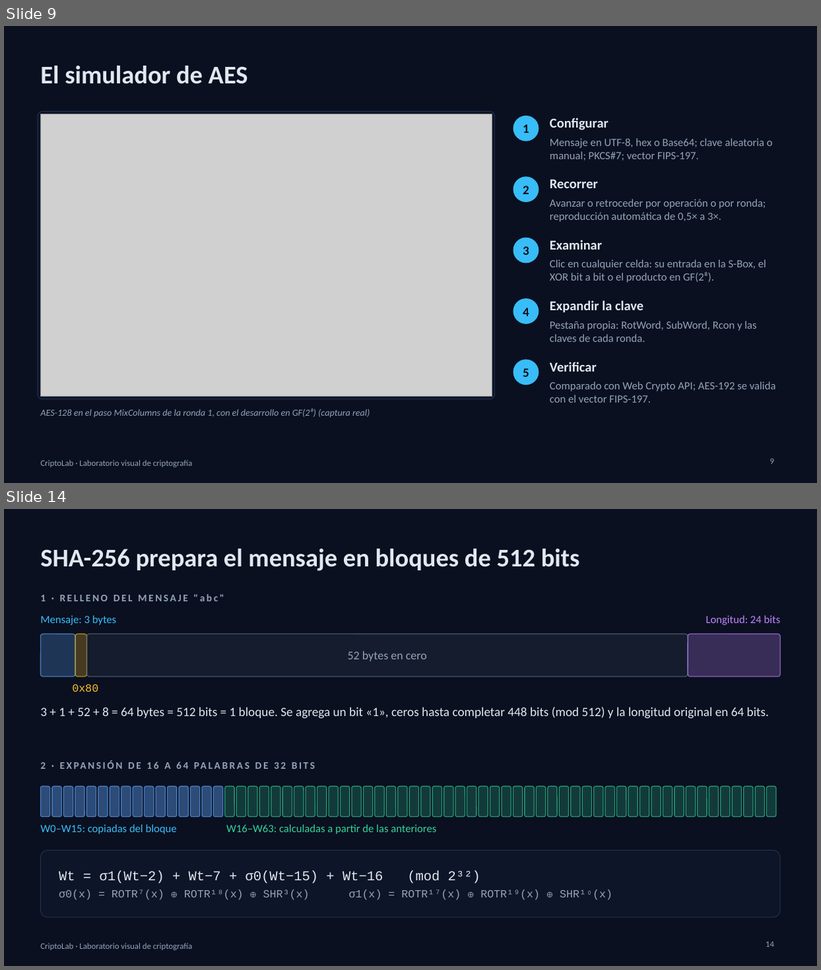
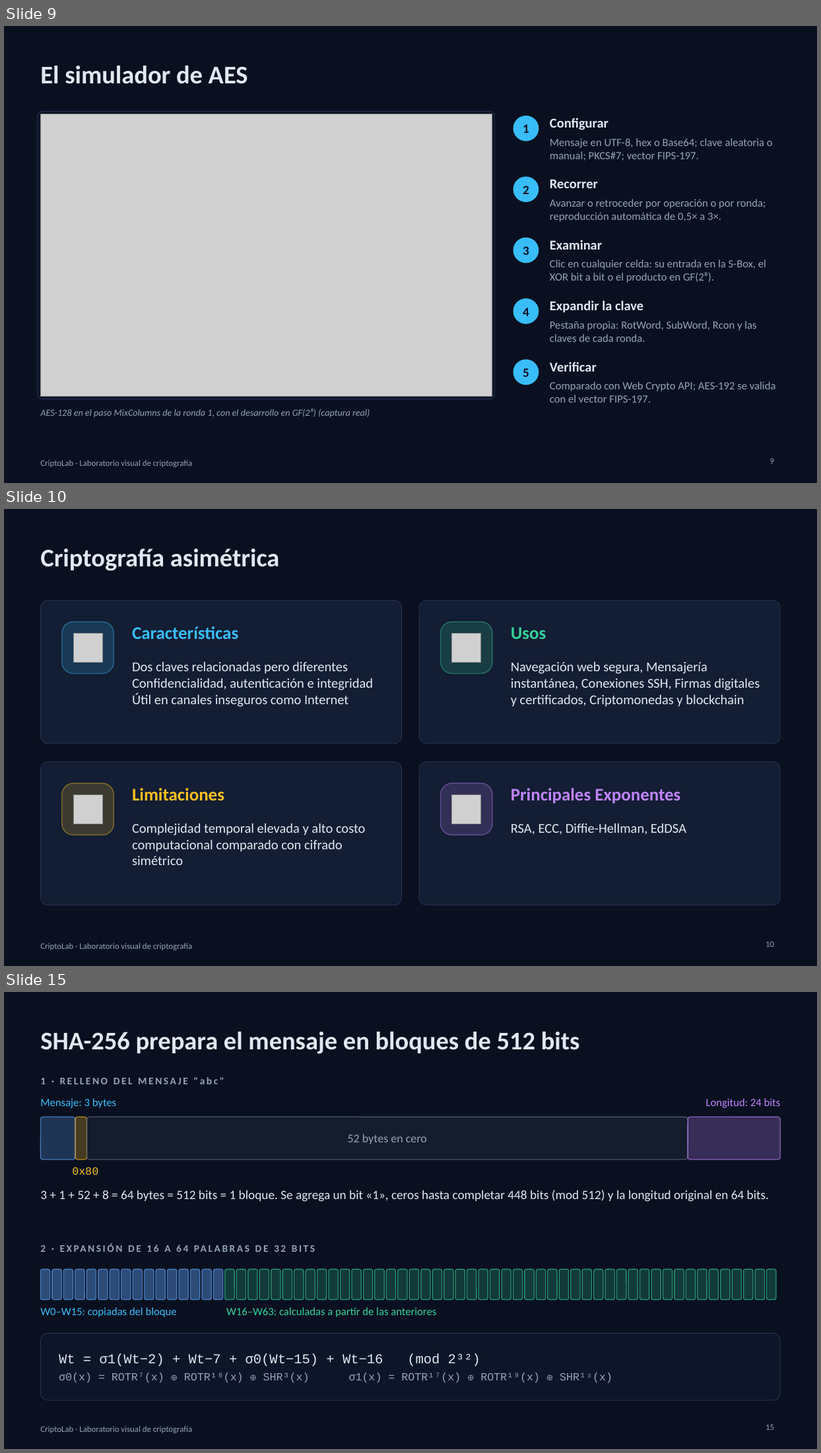
Before and after one commit to meiraGonzalo/CryptoLab, a slide deck: presentacion/CriptoLab-presentacion.pptx. Shown one above the other, each under a label of ours: slides 9 and 14 before the commit, slides 9, 10 and 15 after it; the slides between them are not shown. The pictures are 821x970 and 821x1453 pixels, drawn with LibreOffice and Linux fonts; fonts in the diff are those of the drawing; grey boxes stand for pictures. Boxes give left, top, right and bottom in pixels: in the first picture for what was removed or moved away, otherwise in the second. Text is boxed around its words. In the diff, an @@ line names an element or a change of style, - is before the commit and + after.

Commit message:
Update pptx

```diff
--- a/presentacion/CriptoLab-presentacion.pptx
+++ b/presentacion/CriptoLab-presentacion.pptx
@@ slide 10 added at (x1=4, y1=509, x2=817, y2=966), background #0A1020; not listed: 1 template element that a slide beside it also shows @@
@@ title added at (x1=40, y1=549, x2=279, y2=571), 30 pt, text #E2E8F0, bold @@
+Criptografía asimétrica
@@ rounded rectangle added at (x1=40, y1=601, x2=402, y2=744), fill #131D33, outline #24324F 0.75 pt @@
@@ rounded rectangle added at (x1=419, y1=601, x2=781, y2=744), fill #131D33, outline #24324F 0.75 pt @@
@@ rounded rectangle added at (x1=62, y1=622, x2=114, y2=674), fill #38BDF8 at 18% opacity, outline #38BDF8 1 pt @@
@@ text added at (x1=132, y1=626, x2=238, y2=639), 21 pt, text #38BDF8, bold @@
+Características
@@ rounded rectangle added at (x1=441, y1=622, x2=492, y2=674), fill #34D399 at 18% opacity, outline #34D399 1 pt @@
@@ text added at (x1=511, y1=627, x2=547, y2=639), 21 pt, text #34D399, bold @@
+Usos
@@ picture added at (x1=73, y1=634, x2=103, y2=663) @@
@@ picture added at (x1=452, y1=634, x2=482, y2=663) @@
@@ text added at (x1=132, y1=661, x2=373, y2=707), 16 pt, text #E2E8F0 @@
+Dos claves relacionadas pero diferentes
+Confidencialidad, autenticación e integridad
+Útil en canales inseguros como Internet
@@ text added at (x1=511, y1=661, x2=760, y2=707), 16 pt, text #E2E8F0 @@
+Navegación web segura, Mensajería instantánea, Conexiones SSH, Firmas digitales y certificados, Criptomonedas y blockchain
@@ rounded rectangle added at (x1=40, y1=762, x2=402, y2=906), fill #131D33, outline #24324F 0.75 pt @@
@@ rounded rectangle added at (x1=419, y1=762, x2=781, y2=906), fill #131D33, outline #24324F 0.75 pt @@
@@ rounded rectangle added at (x1=62, y1=784, x2=114, y2=835), fill #FBBF24 at 18% opacity, outline #FBBF24 1 pt @@
@@ rounded rectangle added at (x1=441, y1=784, x2=492, y2=835), fill #C084FC at 18% opacity, outline #C084FC 1 pt @@
@@ picture added at (x1=73, y1=795, x2=103, y2=824) @@
@@ text added at (x1=132, y1=788, x2=224, y2=801), 21 pt, text #FBBF24, bold @@
+Limitaciones
@@ picture added at (x1=452, y1=795, x2=482, y2=824) @@
@@ text added at (x1=511, y1=788, x2=680, y2=804), 21 pt, text #C084FC, bold @@
+Principales Exponentes
@@ text added at (x1=132, y1=823, x2=366, y2=865), 16 pt, text #E2E8F0 @@
+Complejidad temporal elevada y alto costo computacional comparado con cifrado simétrico
@@ text added at (x1=511, y1=823, x2=686, y2=835), 16 pt, text #E2E8F0 @@
+RSA, ECC, Diffie-Hellman, EdDSA
@@ page number added at (x1=766, y1=942, x2=774, y2=947), 10 pt, text #94A3B8 @@
+10
@@ what was slide 14 is now slide 15 @@
@@ page number at (x1=766, y1=1425, x2=774, y2=1430): text changed @@
-14
+15
```
Also in this commit, not shown: 2 slides changed, 1 other file.
